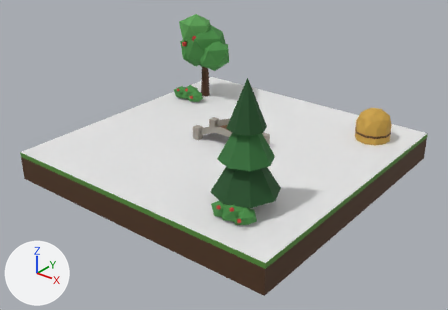
An edit to the glTF model assets/tiles3d/classic/wBr.glb, drawn before and after from the same camera.
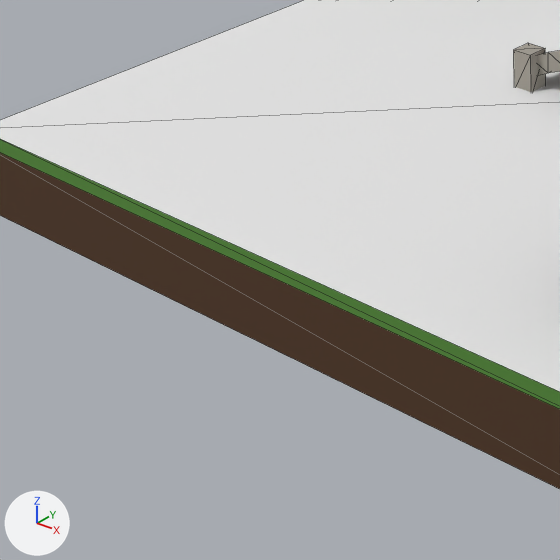
Each version appears first whole from a camera (50 mm lens) standing at (2.4, -3.08, 1.99) and looking at (0.05, -0.14, 0.17), and next in a close-up on the part from 6% to 46% of the width and 36% to 94% of the height. The axes (+X, +Y, +Z) are drawn at lower left. The lights are the same throughout. The first two pictures are the older version. The close-ups show mesh edges as thin lines.

Objects in the first close-up: 'wBr'.
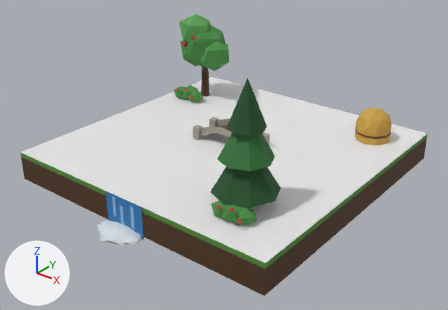
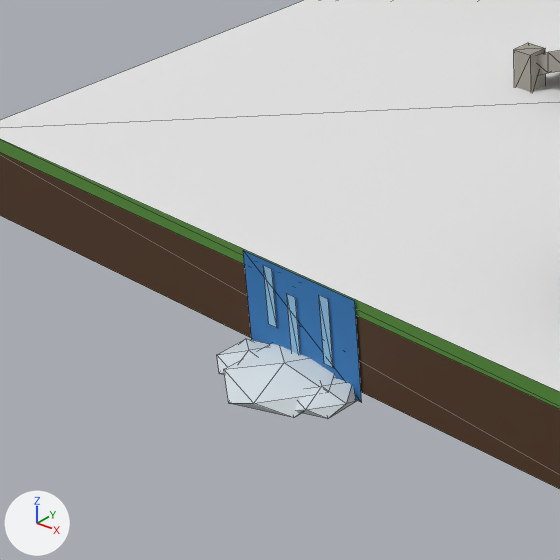
Changed parts and their boxes (x1, y1, x2, y2) in the close-ups (560 x 560 px):
'fall_S', added: after (217, 250, 362, 419)

Patch to the scene script:
```diff
--- a/assets/tiles3d/classic/wBr.glb.py
+++ b/assets/tiles3d/classic/wBr.glb.py
@@ me_fall_s @@
+me_fall_s.from_pydata(...)  # 52 vertices, 68 faces; spans x -0.163..0.163, y -1.165..-0.943, z -0.032..0.2
+me_fall_s.materials.append(mat_tileatlas)
@@ ob_fall_s @@
+ob_fall_s = bpy.data.objects.new('fall_S', me_fall_s)
+ob_fall_s.location = (0.0, 0.0, 0.0)
```
